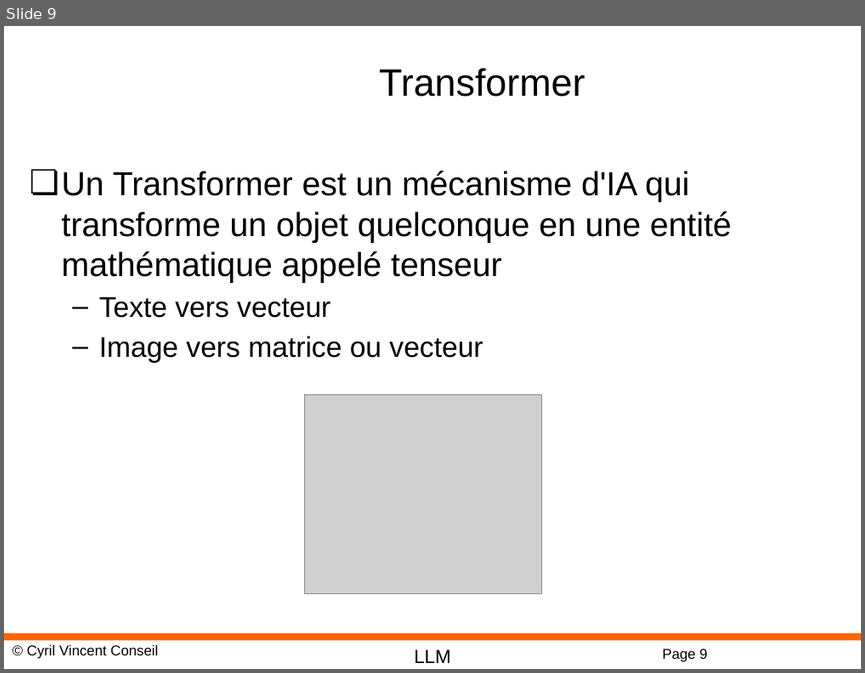
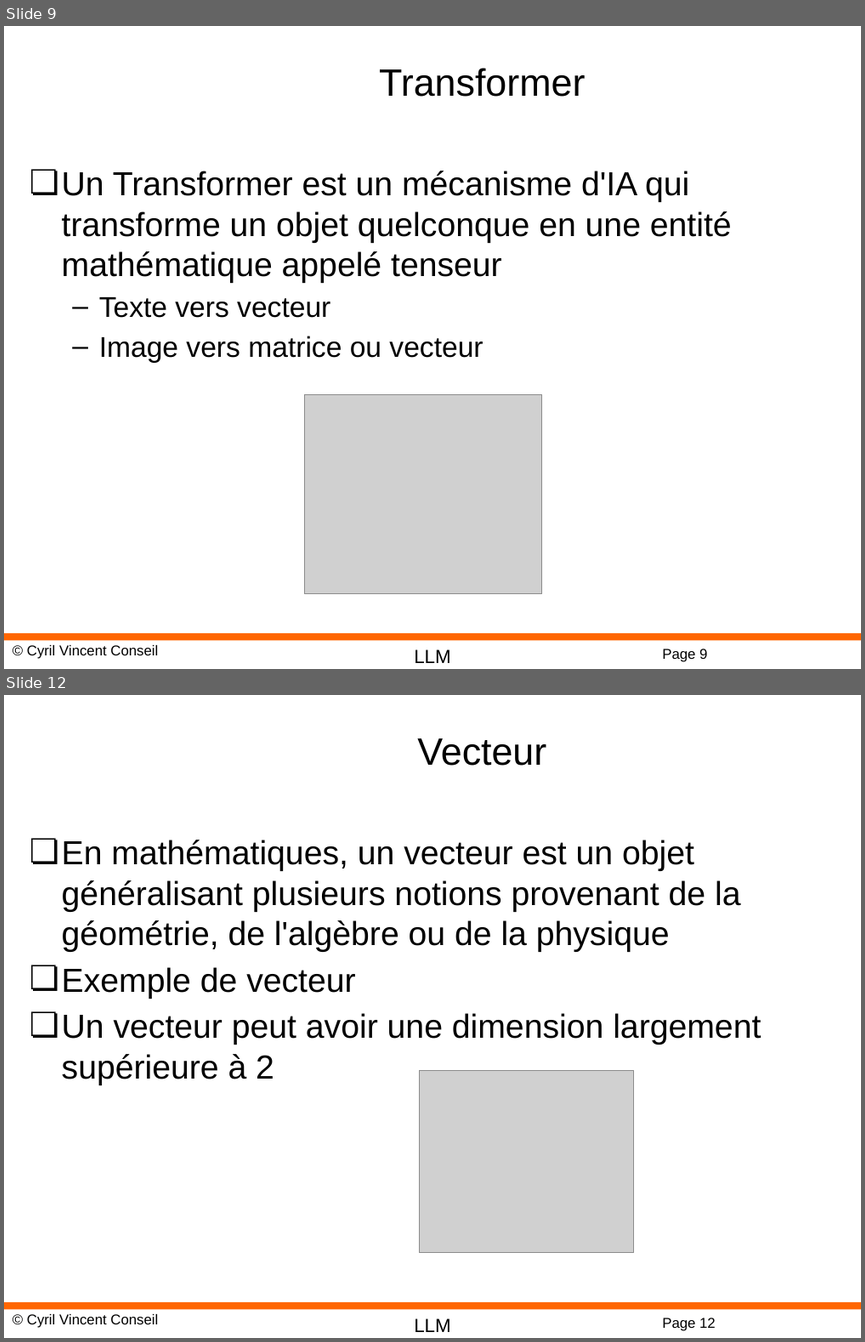
Before and after one commit to cyrilvincent/rag, a slide deck: ppt/RAG03-RAG.pptx. Shown one above the other, each under a label of ours: slide 9 before the commit, slides 9 and 12 after it; the slides between them are not shown. The pictures are 865x673 and 865x1342 pixels, drawn with LibreOffice and Linux fonts; fonts in the diff are those of the drawing; grey boxes stand for pictures; background and template pictures are left out. Boxes give left, top, right and bottom in pixels: in the first picture for what was removed or moved away, otherwise in the second. Text is boxed around its words. In the diff, an @@ line names an element or a change of style, - is before the commit and + after.

```diff
--- a/ppt/RAG03-RAG.pptx
+++ b/ppt/RAG03-RAG.pptx
@@ slide 12 added at bbox=[4, 695, 861, 1338], background #FFFFFF; not listed: 4 template elements that a slide beside it also shows @@
@@ title added at bbox=[417, 738, 546, 766], 32 pt, text #000000 @@
+Vecteur
@@ text added at bbox=[62, 839, 760, 1085], 28 pt, text #000000 @@
+❏ En mathématiques, un vecteur est un objet généralisant plusieurs notions provenant de la géométrie, de l'algèbre ou de la physique
+❏ Exemple de vecteur
+❏ Un vecteur peut avoir une dimension largement supérieure à 2
@@ picture added at bbox=[419, 1071, 633, 1252] @@
```
Also in this commit, not shown: 1 slide changed, 2 other slides added, 14 other files.
